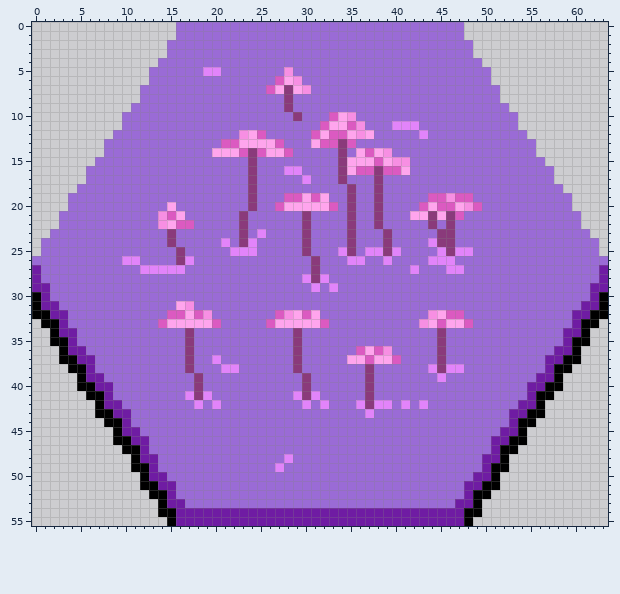
Two states of a pixel-art sprite, Images.Tilesets/TileSets/HexaRealm/Tiles/Mycelium+Forest.png. The picture above was drawn from the file before the commit.
The file is 64x56 pixels.
And afterwards:
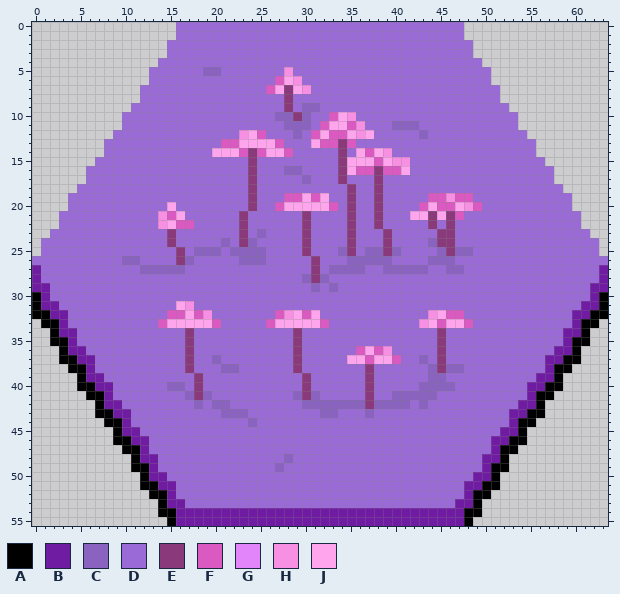
Palette (. is transparent): A #000000  B #6f1ca3  C #8a62bf  D #9a6bd6  E #8a3a7b  F #db5ac1  G #e284fa  H #f78fe3  J #ffa5ed
Changes in this commit:
y 5: x 19..20 GG -> CC
y 9: x 30..31 DD -> CC
y 10: x 27..28 DD -> CC; x 30 D -> C
y 11: x 28..30 DDD -> CCC; x 40..42 GGG -> CCC
y 12: x 29 D -> C; x 43 G -> C
y 16: x 28..29 GG -> CC
y 17: x 30 G -> C
y 23: x 25 G -> C
y 24: x 21 G -> C; x 24 G -> C; x 44 G -> C
y 25: x 18..20 DDD -> CCC; x 22..25 GGGD -> CCCC; x 34 G -> C; x 37..38 GG -> CC; x 40 G -> C; x 45 G -> C; x 47..48 GG -> CC
y 26: x 10..11 GG -> CC; x 17 G -> C; x 23..25 DDD -> CCC; x 35..39 GGDDG -> CCCCC; x 44..46 GGG -> CCC
y 27: x 12..16 GGGGG -> CCCCC; x 33..36 DDDD -> CCCC; x 39..43 DDDGD -> CCCCC; x 46..47 GG -> CC
y 28: x 30 G -> C; x 32 G -> C
y 29: x 31 G -> C; x 33 G -> C
y 37: x 20 G -> C; x 43 D -> C
y 38: x 21..22 GG -> CC; x 44 G -> C; x 46..47 GG -> CC
y 39: x 44..45 DG -> CC
y 40: x 15..16 DD -> CC; x 43..46 DDDD -> CCCC
y 41: x 17 G -> C; x 19 G -> C; x 29 G -> C; x 31 G -> C; x 40..44 DDDDD -> CCCCC
y 42: x 18 G -> C; x 20..21 GD -> CC; x 30..36 GDGDDDG -> CCCCCCC; x 38..41 GGDG -> CCCC; x 43 G -> C
y 43: x 21..23 DDD -> CCC; x 32..33 DD -> CC; x 37 G -> C
y 44: x 24 D -> C
y 48: x 28 G -> C
y 49: x 27 G -> C
